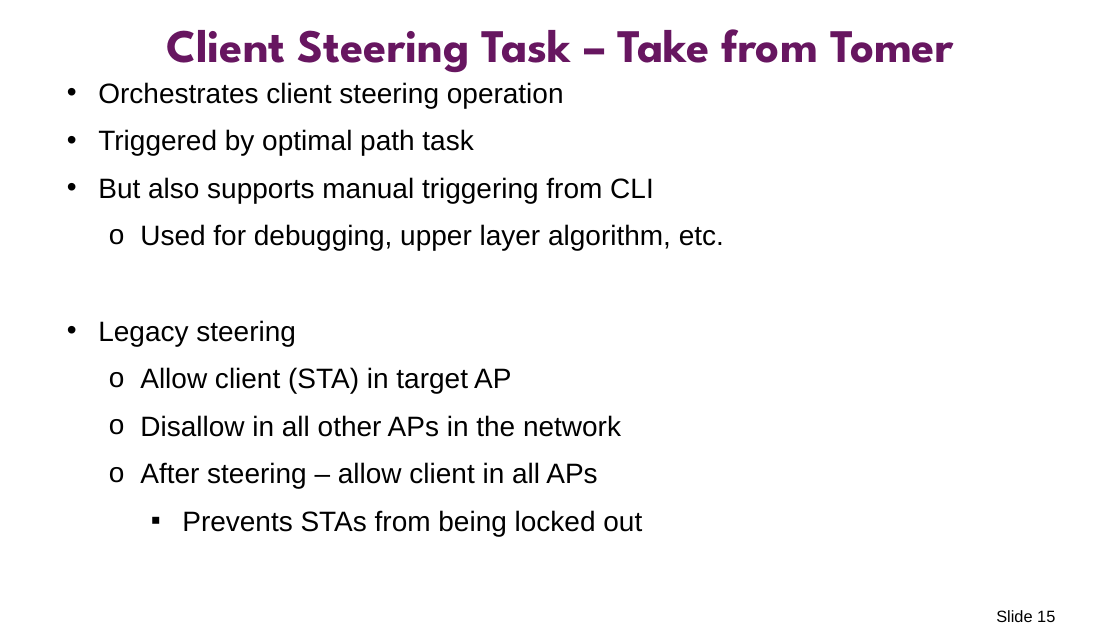
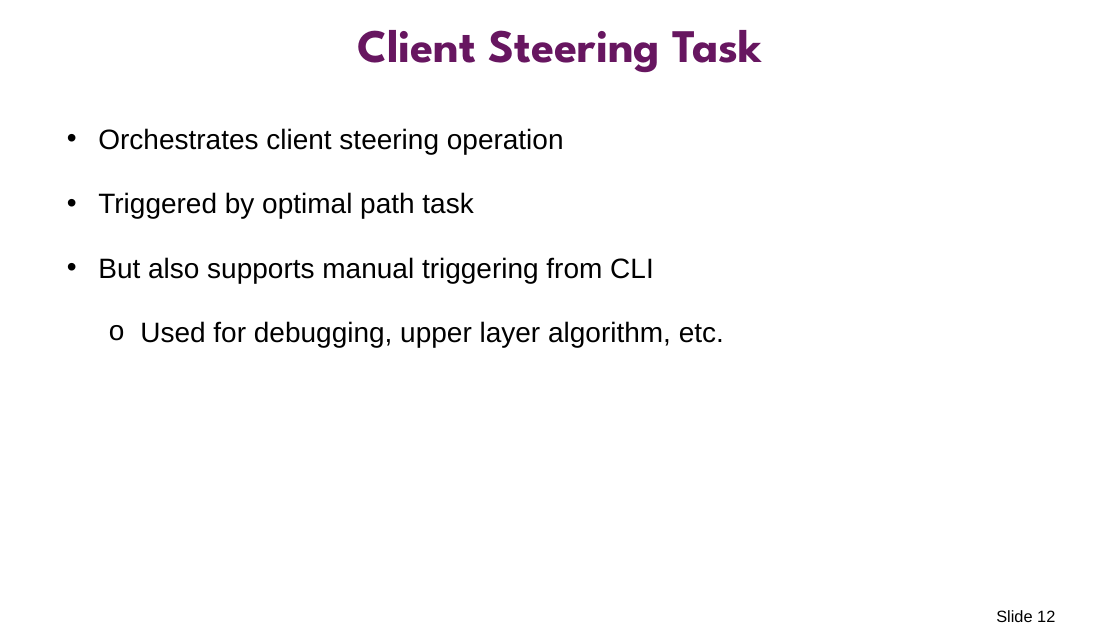
Before and after one commit to prplfoundation/prplMesh, a slide deck: slide 12 of documentation/prplMesh-infra-controller.pptx (slide 15 before the commit). Drawn at 1120x630 pixels with LibreOffice and Linux fonts; fonts in the diff are those of the drawing. Boxes give left, top, right and bottom in pixels: in the first picture for what was removed or moved away, otherwise in the second. Text is boxed around its words. In the diff, an @@ line names an element or a change of style, - is before the commit and + after.

```diff
--- a/documentation/prplMesh-infra-controller.pptx
+++ b/documentation/prplMesh-infra-controller.pptx
@@ title at box(357, 30, 763, 73): text changed @@
-Client Steering Task – Take from Tomer
+Client Steering Task
@@ text "Orchestrates client steering operation": place and size @@
-text "Orchestrates client steering operation" at box(98, 82, 724, 536)
+text "Orchestrates client steering operation" at box(98, 128, 724, 347)
@@ text "Orchestrates client steering operation" at box(98, 128, 724, 347): line spacing 1 to 1.5 @@
@@ text at box(98, 320, 642, 536): paragraphs removed @@
-• Legacy steering
-  o Allow client (STA) in target AP
-  o Disallow in all other APs in the network
-  o After steering – allow client in all APs
-    ▪ Prevents STAs from being locked out
@@ page number at box(996, 610, 1055, 622): text changed @@
-Slide 15
+Slide 12
```
Also in this commit, not shown: 5 other slides changed, 1 slide added, 2 slides removed.
